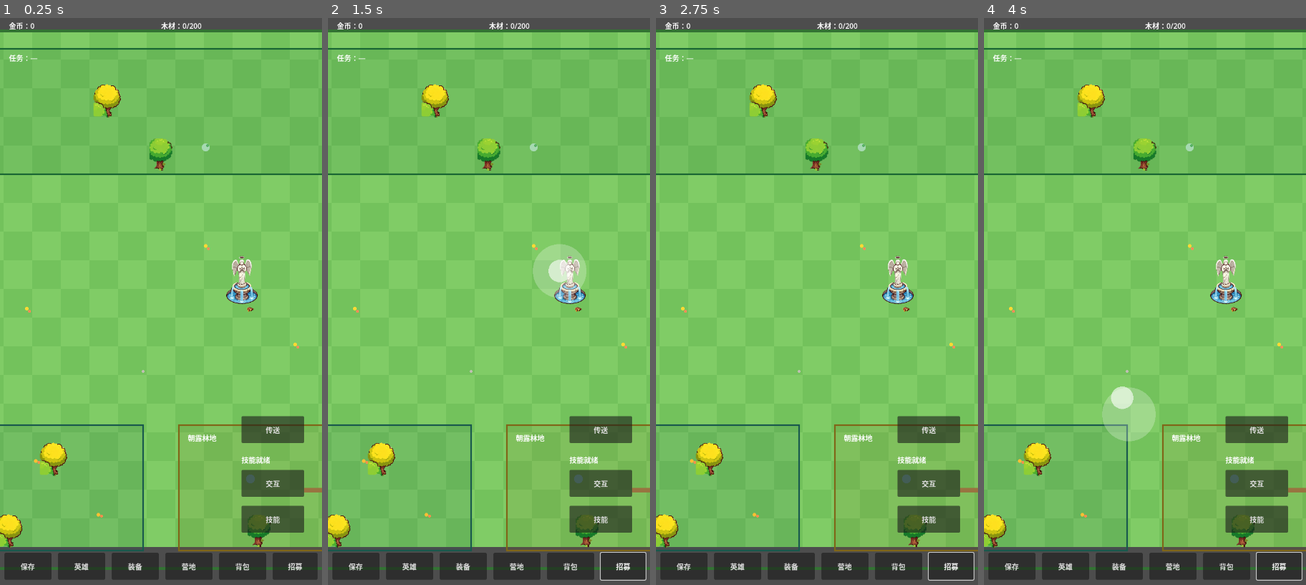
Above: before the commit, frames 1-4 (left to right).
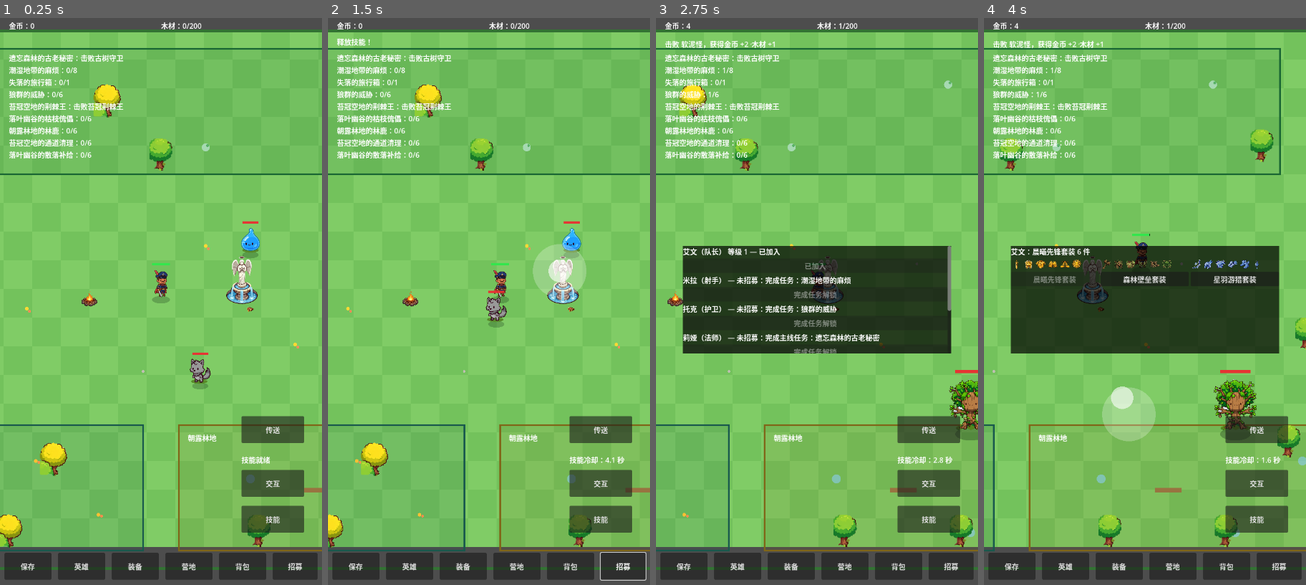
Above: after the commit, the same moments.

Repository: oneyi53/game
Game: Godot game, scene res://scenes/main.tscn
The game is run twice, just before and just after one commit, with the same random seed, the same clock (stepped at 60 frames per second) and the same inputs.
Inputs (mouse positions are in pixels of both pictures, inside the frame that each line leads up to):
- Up to frame 1 (0.25 s): no input
- Up to frame 2 (1.5 s): click "技能" at 0.5 s; tap Enter at 1.25 s; move the mouse to (559, 273) at 1.27 s; hold Right (ui_right) from 1.28 s (still down); tap E at 1.35 s; click (559, 273) at 1.42 s
- Up to frame 3 (2.75 s): tap Space at 1.52 s; release Right (ui_right) at 2 s; drag from (752, 329) to (907, 301) at 2.02 s
- Up to frame 4 (4 s): move the mouse to (1177, 171) at 2.77 s; hold Right (ui_right) 2.78-3.5 s; tap Q at 2.85 s; drag from (1128, 414) to (1048, 216) at 3.52 s

The runs differ from the first frame. In frame 1, 2.5% of the frame differs, in the area x 2-81%, y 6-66%; in frame 2, 5.5%; in frame 3, 22%; in frame 4, 23%, in the area x 0-100%, y 0-100%.
Error before the commit: Parse Error: Preload file "res://scenes/teleport_panel.tscn" does not exist. (res://scripts/core/main.gd:34)

Commit message:
fix: remove unused teleport scene preload

Diff:
--- a/scripts/core/main.gd
+++ b/scripts/core/main.gd
@@ -31,7 +31,6 @@
 const ENEMY_SCENE: PackedScene = preload("res://scenes/enemy.tscn")
 const BOSS_SCENE: PackedScene = preload("res://scenes/boss.tscn")
 const CAMPFIRE_SCENE: PackedScene = preload("res://scenes/campfire.tscn")
-const TELEPORT_PANEL_SCENE: PackedScene = preload("res://scenes/teleport_panel.tscn")
 const EFFECT_PLAYER = preload("res://scripts/fx/effect_player.gd")
 const EFFECT_ATLAS: Texture2D = preload("res://effect_atlas.png")
 
